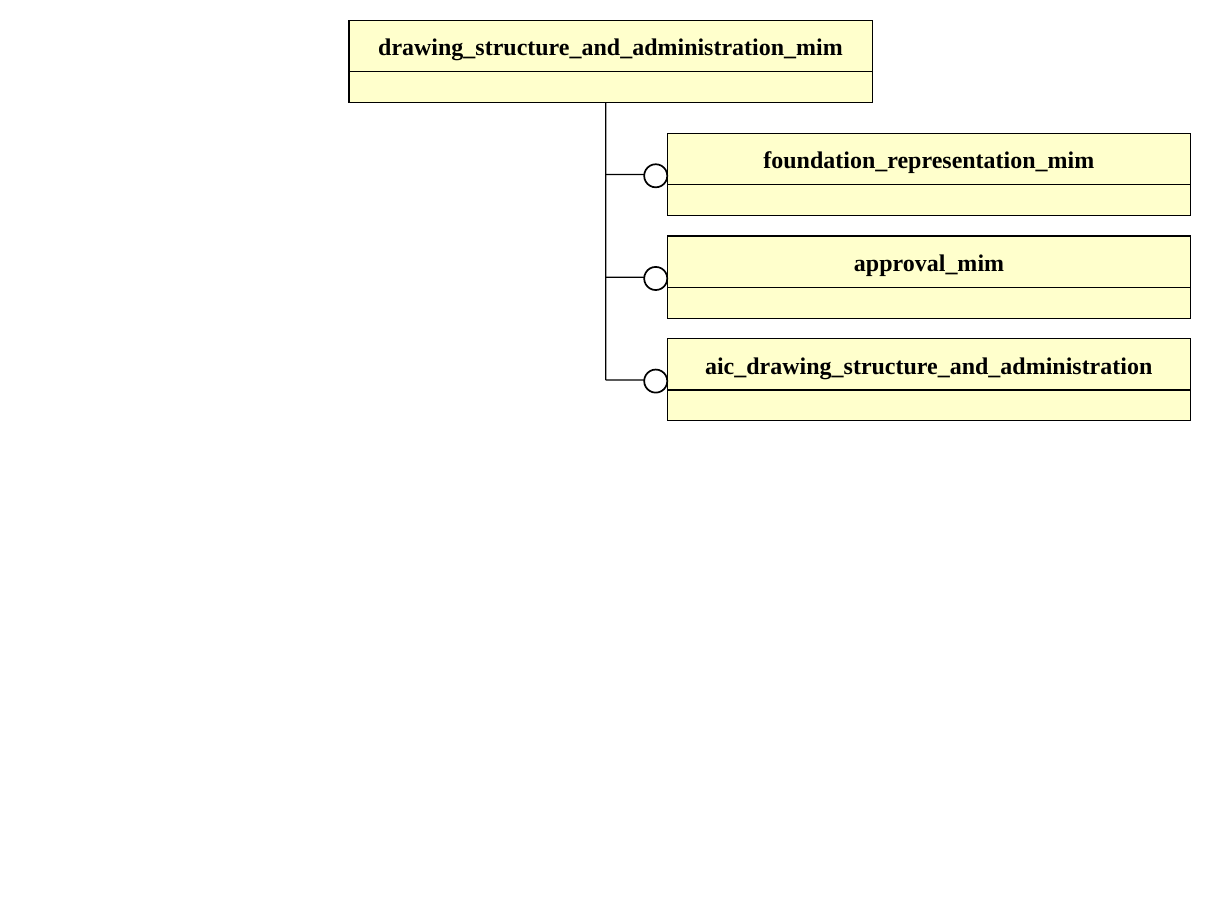
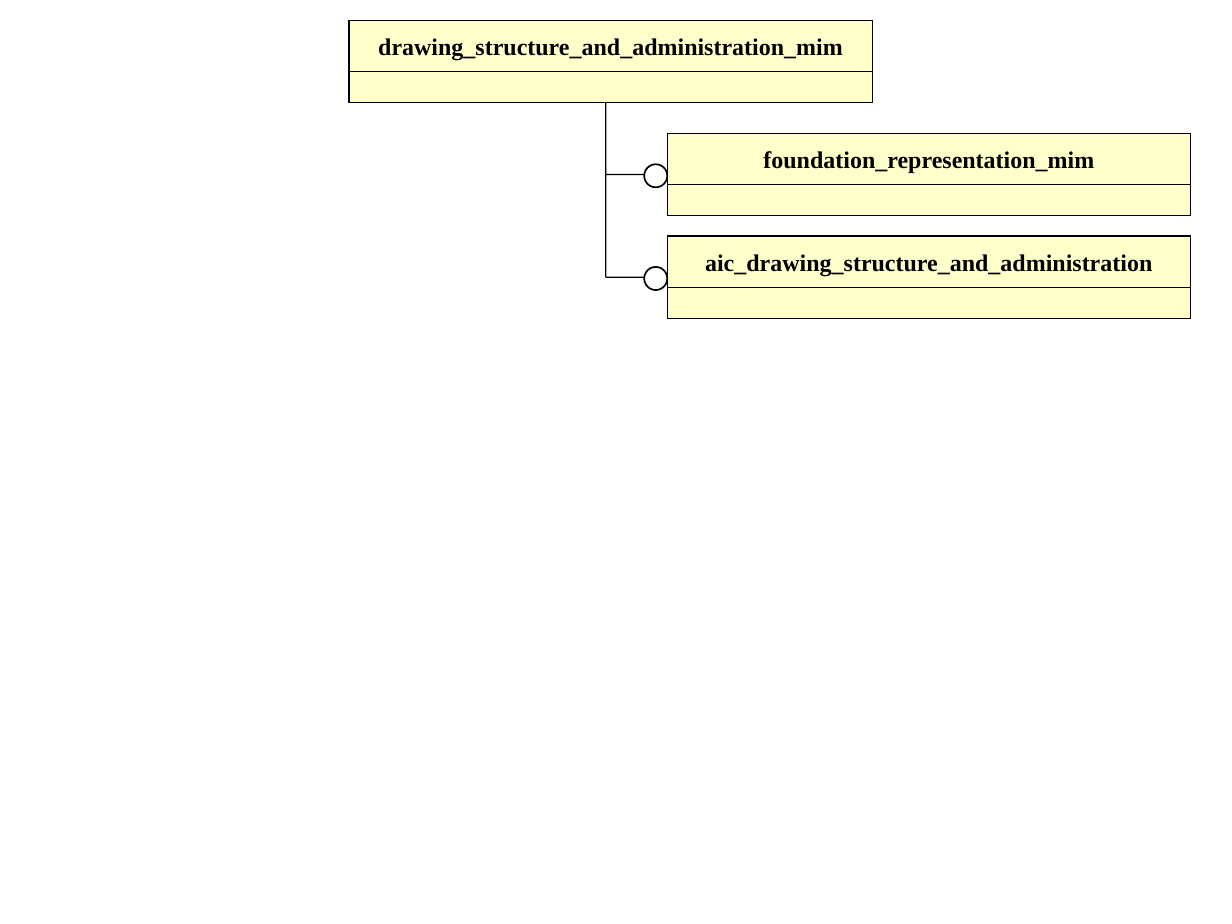
Before and after one commit to starseeker/stepmod_mirror, a slide deck: slide 3 of data/modules/drawing_structure_and_administration/drawing_structure_and_administration.ppt. Drawn at 1232x924 pixels with LibreOffice and Linux fonts; fonts in the diff are those of the drawing. Boxes give left, top, right and bottom in pixels: in the first picture for what was removed or moved away, otherwise in the second. Text is boxed around its words. In the diff, an @@ line names an element or a change of style, - is before the commit and + after.

```diff
--- a/data/modules/drawing_structure_and_administration/drawing_structure_and_administration.ppt
+++ b/data/modules/drawing_structure_and_administration/drawing_structure_and_administration.ppt
@@ line moved from (606, 379) - (606, 102) to (606, 277) - (606, 102) @@
@@ rectangle "aic_drawing_structure_and_administration": place and size @@
-rectangle "aic_drawing_structure_and_administration" at bbox=[668, 339, 1191, 391]
+rectangle "aic_drawing_structure_and_administration" at bbox=[668, 237, 1191, 288]
@@ rectangle removed at bbox=[668, 237, 1191, 288] @@
-approval_mim
@@ line removed from (606, 379) to (647, 379) @@
@@ ellipse removed at bbox=[644, 370, 668, 393] @@
@@ rectangle removed at bbox=[668, 391, 1191, 421] @@
```
Also in this commit, not shown: 4 other files.
